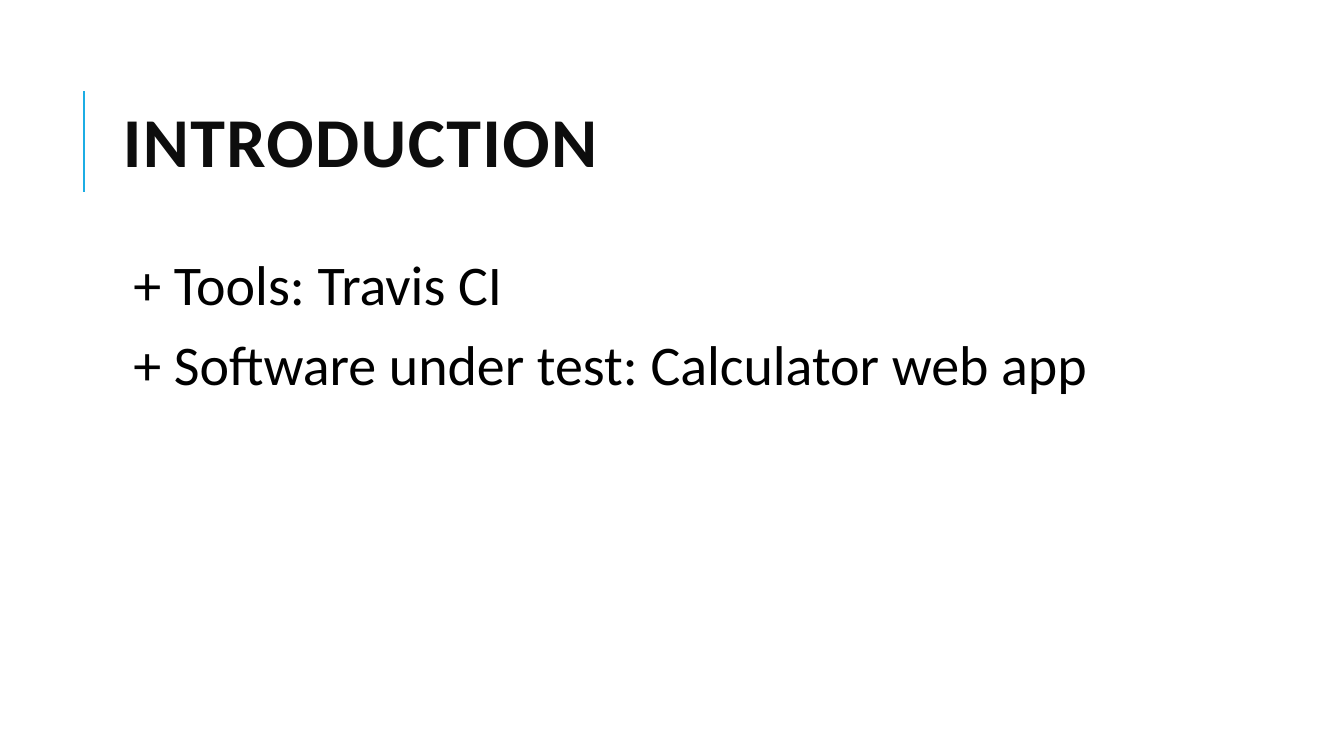
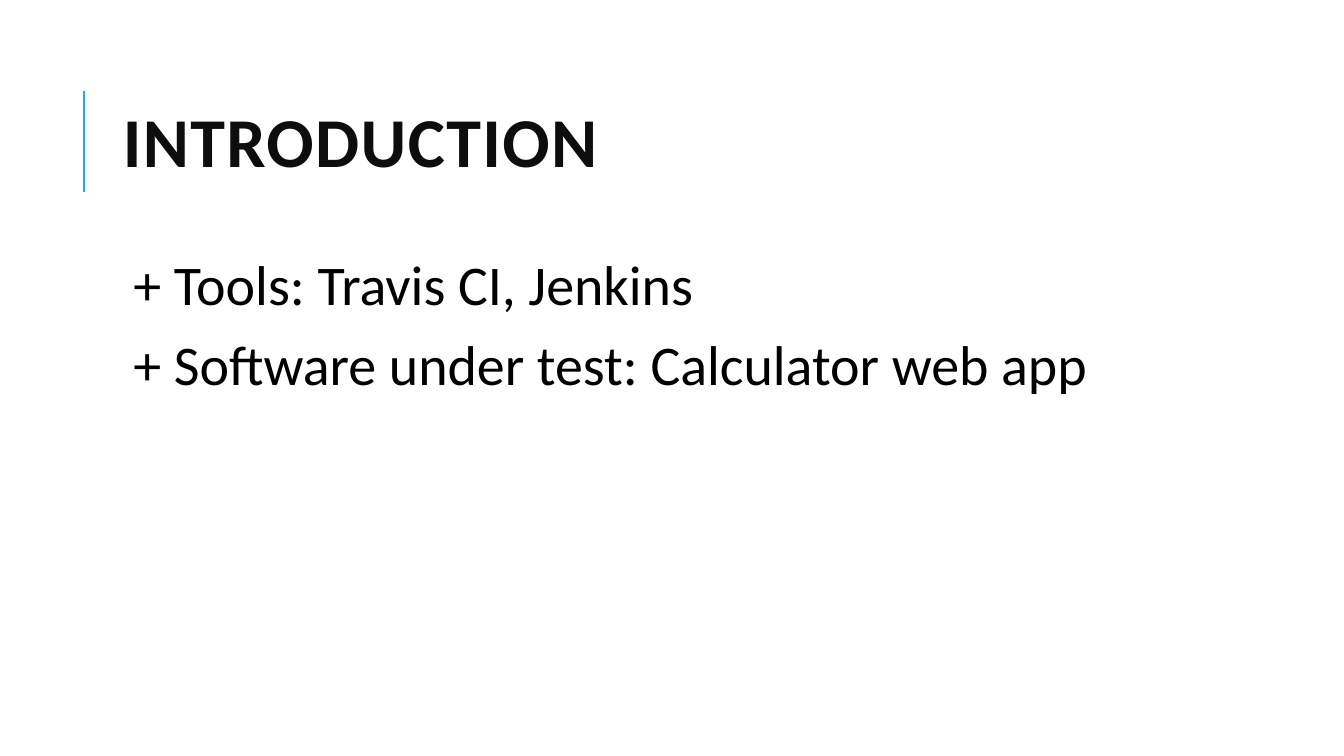
Before and after one commit to theKastle/ci, a slide deck: slide 2 of Slides/SoftwareTesting_GroupK1_CI.pptx. Drawn at 1344x756 pixels with LibreOffice and Linux fonts; fonts in the diff are those of the drawing. Boxes give left, top, right and bottom in pixels: in the first picture for what was removed or moved away, otherwise in the second. Text is boxed around its words. In the diff, an @@ line names an element or a change of style, - is before the commit and + after.

```diff
--- a/Slides/SoftwareTesting_GroupK1_CI.pptx
+++ b/Slides/SoftwareTesting_GroupK1_CI.pptx
@@ text at <box>174,266,693,312</box>: text changed @@
-  + Tools: Travis CI
+  + Tools: Travis CI, Jenkins
```
Also in this commit, not shown: 1 slide added, 1 slide removed, 1 other file.
